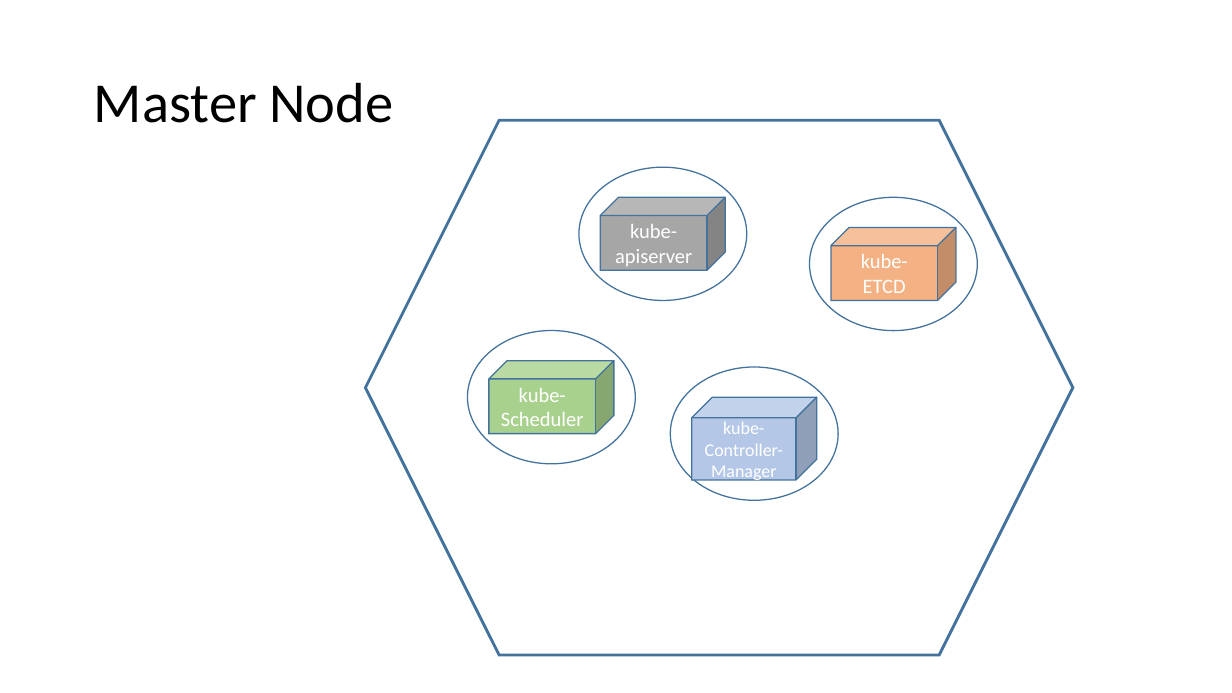
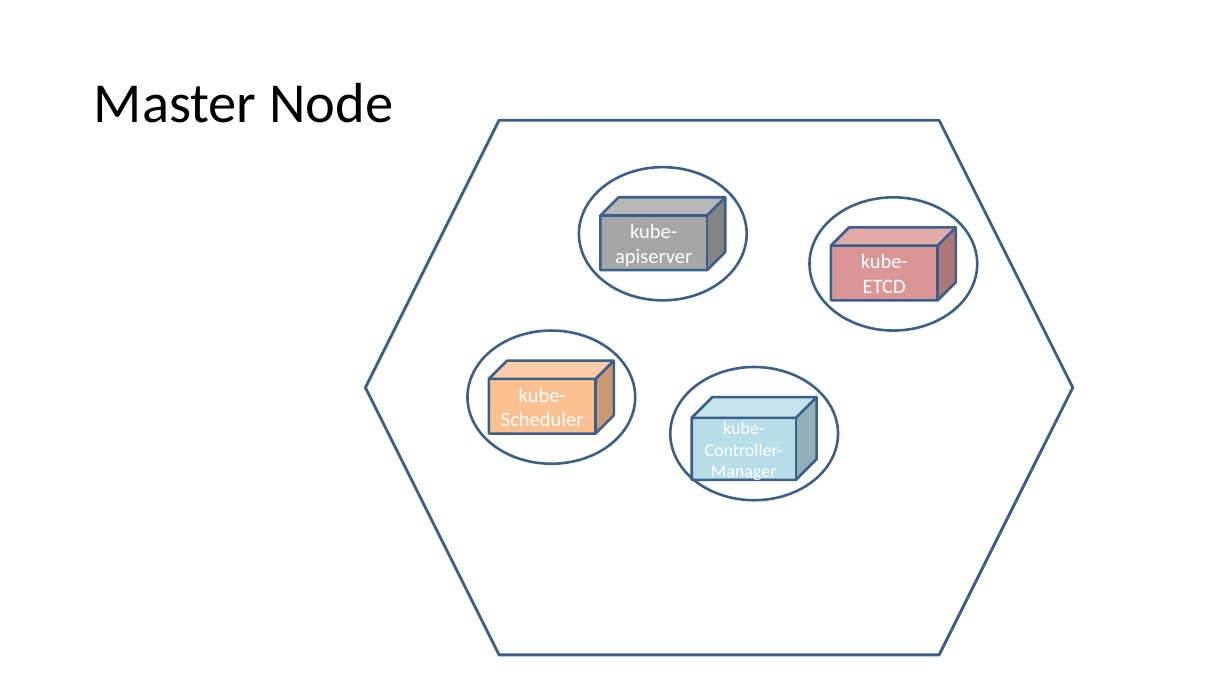
Before and after one commit to navivi/k8s-training, a slide deck: slide 15 of day-2/Using Kubernetes Day 2.pptx. Drawn at 1232x693 pixels with LibreOffice and Linux fonts; fonts in the diff are those of the drawing. Boxes give left, top, right and bottom in pixels: in the first picture for what was removed or moved away, otherwise in the second. Text is boxed around its words. In the diff, an @@ line names an element or a change of style, - is before the commit and + after.

```diff
--- a/day-2/Using Kubernetes Day 2.pptx
+++ b/day-2/Using Kubernetes Day 2.pptx
@@ hexagon at <box>366,120,1074,655</box>: outline #43739E 2.25 pt to #3A5F8C 2.24 pt; proportions changed @@
@@ cube "kube-apiserver" at <box>601,198,726,271</box>: outline #43739E 1 pt to #3A5F8C 2 pt; proportions changed @@
@@ cube "kube-ETCD" at <box>831,227,956,300</box>: fill #F4B183 to #D99694; outline #43739E 1 pt to #3A5F8C 2 pt; proportions changed @@
@@ cube "kube-Scheduler" at <box>489,360,614,433</box>: fill #A9D18E to #FAC090; outline #43739E 1 pt to #3A5F8C 2 pt; proportions changed @@
@@ outline #43739E 1 pt to #3A5F8C 2 pt in 4 elements at <box>579,167,748,300</box>, <box>810,198,978,331</box>, <box>468,331,636,464</box>, <box>670,367,838,500</box> @@
@@ cube "kube-Controller-Manager" at <box>692,397,817,480</box>: fill #B4C7E7 to #B7DEE8; outline #43739E 1 pt to #3A5F8C 2 pt; proportions changed @@
```
Also in this commit, not shown: 33 other slides changed, 7 slides added, 1 slide removed.
